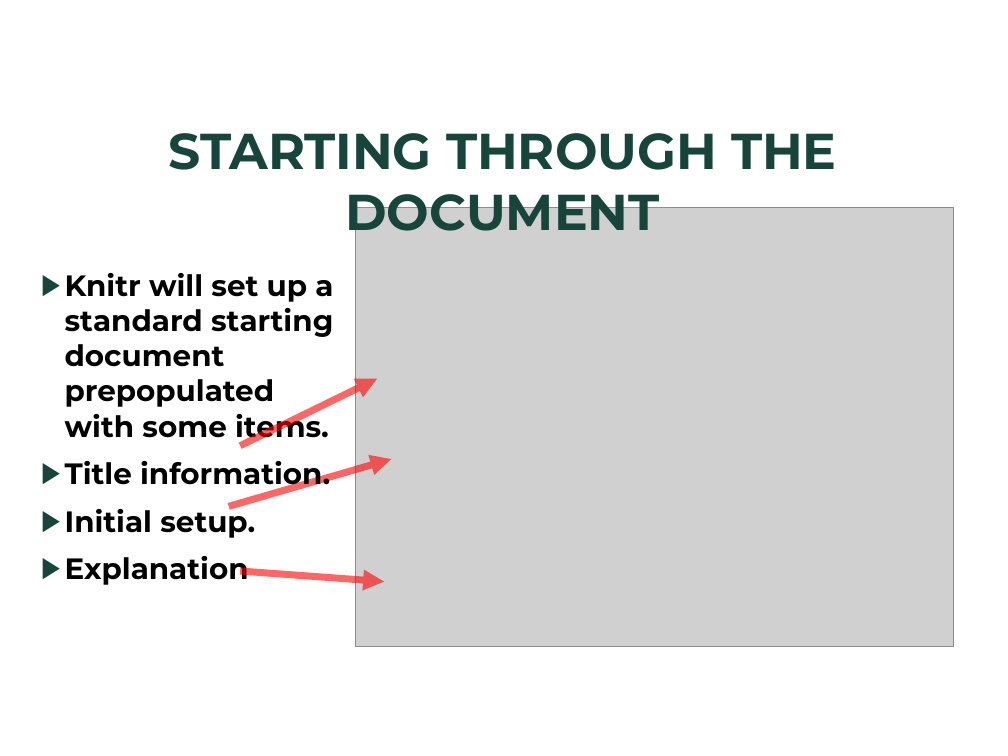
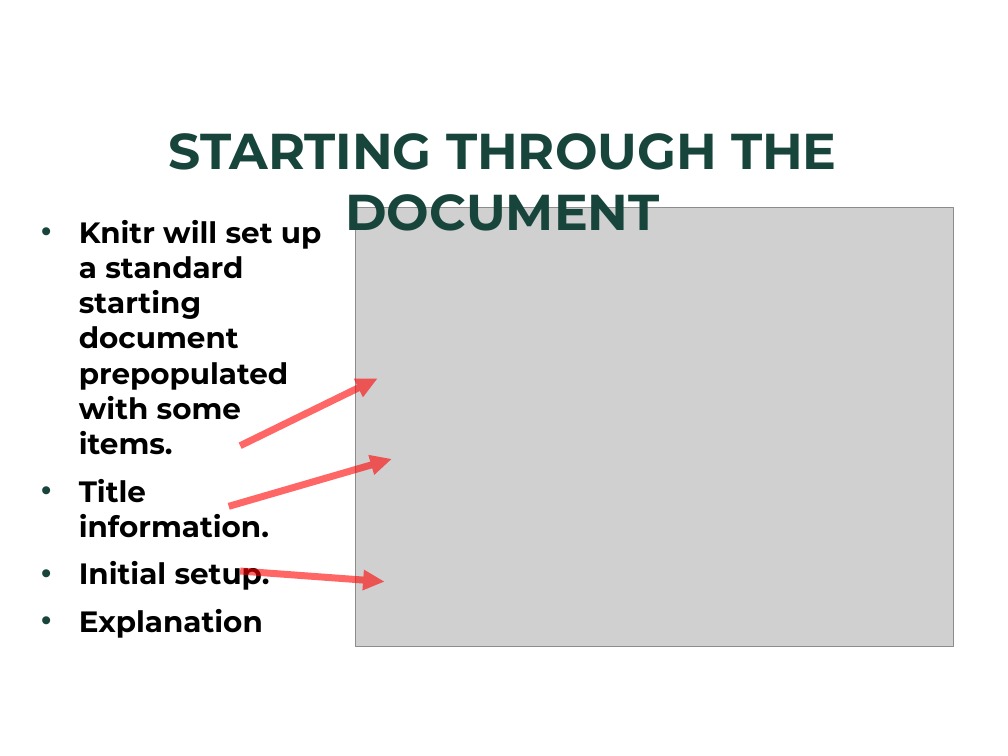
Before and after one commit to BarryDeCicco/SASandRandSAS, a slide deck: slide 30 of Presentations/SAS and R and SAS (MiSUG, 2021_08_25, CSTAT Layout).pptx. Drawn at 1008x756 pixels with LibreOffice and Linux fonts; fonts in the diff are those of the drawing; grey boxes stand for pictures; background and template pictures are left out. Boxes give left, top, right and bottom in pixels: in the first picture for what was removed or moved away, otherwise in the second. Text is boxed around its words. In the diff, an @@ line names an element or a change of style, - is before the commit and + after.

Commit message:
Completed section on running SAS in the whole document

```diff
--- a/Presentations/SAS and R and SAS (MiSUG, 2021_08_25, CSTAT Layout).pptx
+++ b/Presentations/SAS and R and SAS (MiSUG, 2021_08_25, CSTAT Layout).pptx
@@ text "Knitr will set up a ..." at (79,220,321,638): bullet ▶ to • @@
```
Also in this commit, not shown: 4 other slides changed, 11 slides added.
